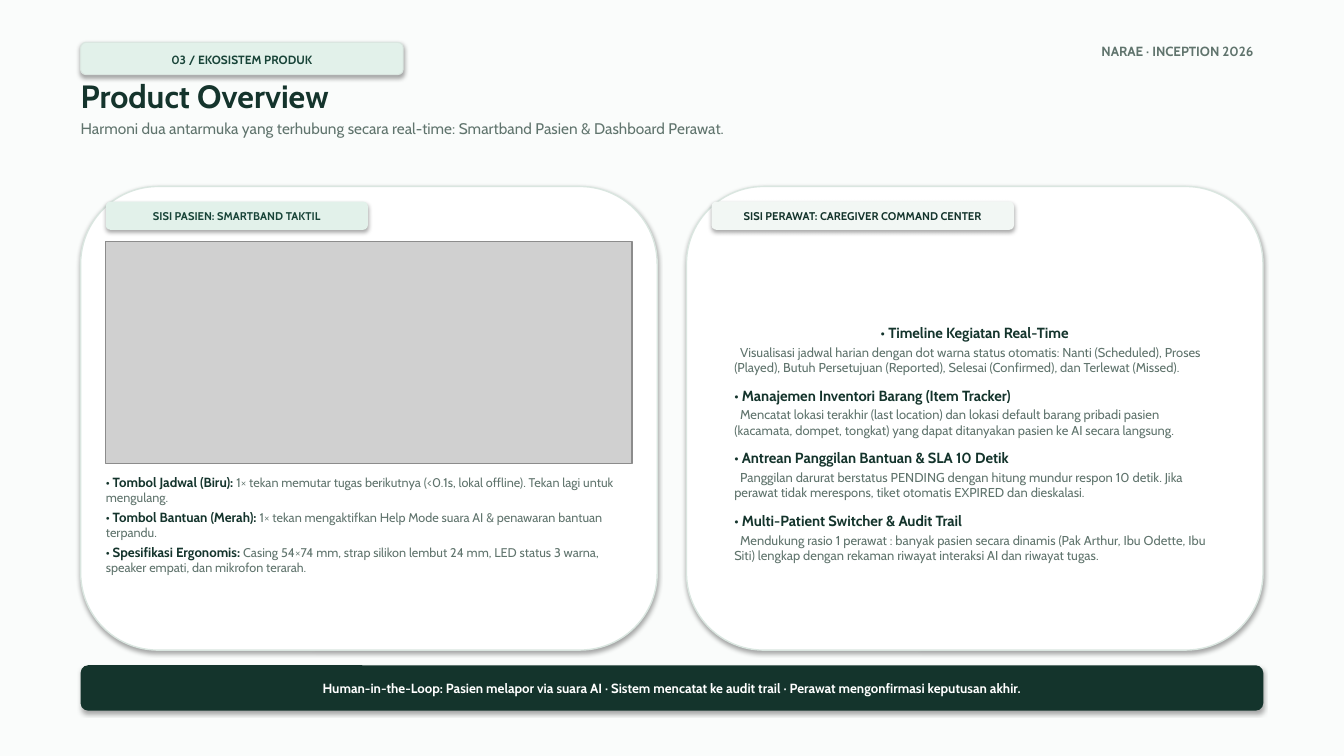
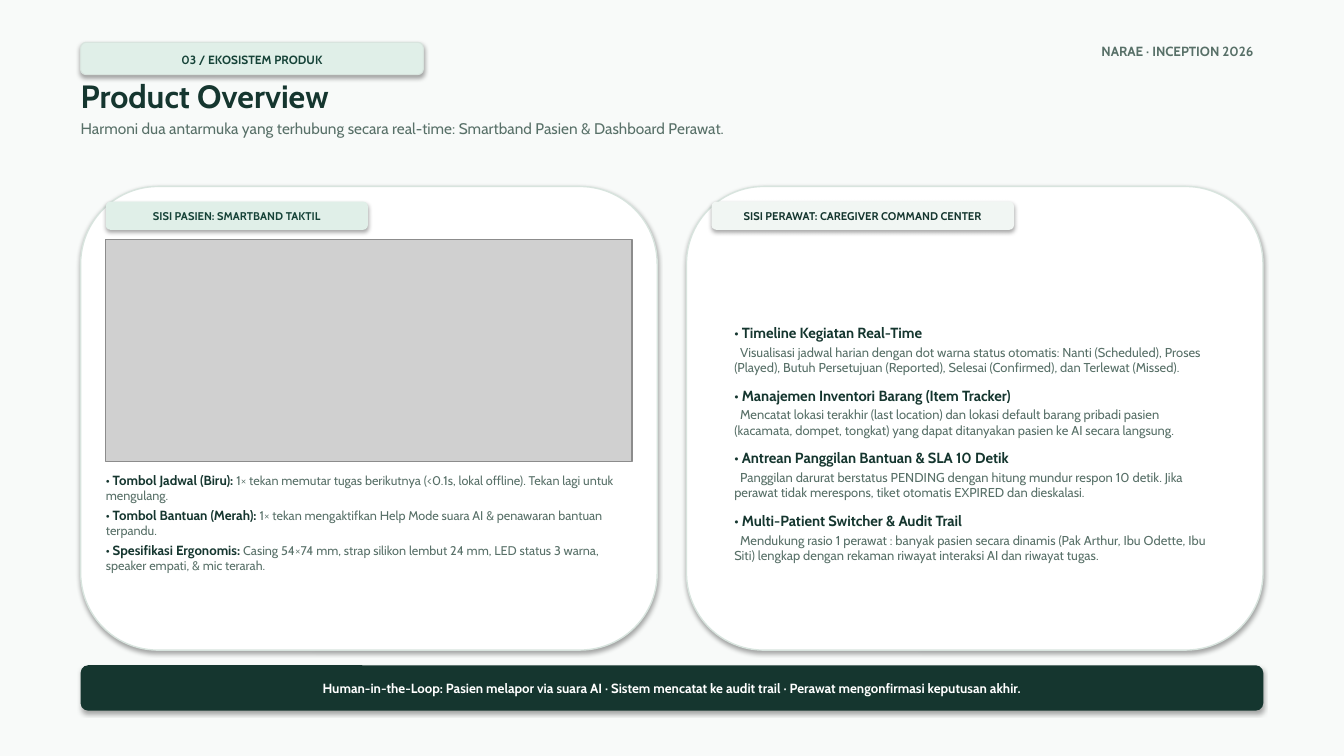
Before and after one commit to MichaelB232/narae, a slide deck: slide 4 of NARAE_Pitch_Deck.pptx. Drawn at 1344x756 pixels with LibreOffice and Linux fonts; fonts in the diff are those of the drawing; grey boxes stand for pictures. Boxes give left, top, right and bottom in pixels: in the first picture for what was removed or moved away, otherwise in the second. Text is boxed around its words. In the diff, an @@ line names an element or a change of style, - is before the commit and + after.

```diff
--- a/NARAE_Pitch_Deck.pptx
+++ b/NARAE_Pitch_Deck.pptx
@@ rectangle at [0, 0, 1344, 756]: fill #FAFCFB to #F8FAF9 @@
@@ rounded rectangle "03 / EKOSISTEM PRODUK": place and size @@
-rounded rectangle "03 / EKOSISTEM PRODUK" at [81, 42, 403, 75]
+rounded rectangle "03 / EKOSISTEM PRODUK" at [81, 42, 423, 75]
@@ rounded rectangle "03 / EKOSISTEM PRODUK" at [81, 42, 423, 75]: text colour #184438 to #164338; fill #E2F1EA to #E0EFE8; outline #DAE6E0 0.75 pt to #D8E4DE 0.75 pt @@
@@ text "Product Overview" at [81, 84, 723, 138]: text colour #14342C to #15362F in "Product Overview"; text colour #60746D to #587068 in "Harmoni dua antarmuka yang terhubung secara real-time: ..." @@
@@ rounded rectangle at [81, 187, 657, 650]: outline #DAE6E0 1 pt to #D8E4DE 1 pt @@
@@ rounded rectangle "• Timeline Kegiatan Real-Time" at [687, 187, 1263, 650]: text colour #14342C to #15362F in "• Timeline Kegiatan Real-Time", "• Manajemen Inventori Barang (Item Tracker)", "• Antrean Panggilan Bantuan & SLA 10 ...", "• Multi-Patient Switcher & Audit Trail"; text colour #60746D to #587068 in "Visualisasi jadwal harian dengan dot warna status ...", "Mencatat lokasi terakhir (last location) dan lokasi ...", "Panggilan darurat berstatus PENDING dengan hitung mundur ...", "Mendukung rasio 1 perawat : banyak pasien ..."; alignment centre to left; outline #DAE6E0 1 pt to #D8E4DE 1 pt @@
@@ text at [113, 475, 613, 523]: text colour #14342C to #15362F in "• Tombol Jadwal (Biru):", "• Tombol Bantuan (Merah):"; text colour #60746D to #587068 in "1× tekan memutar tugas berikutnya (<0.1s, lokal ...", "1× tekan mengaktifkan Help Mode suara AI ..." @@
@@ text at [106, 545, 599, 573]: text changed; text colour #60746D to #587068 @@
-• Spesifikasi Ergonomis: Casing 54×74 mm, strap silikon lembut 24 mm, LED status 3 warna, speaker empati, dan mikrofon terarah.
+• Spesifikasi Ergonomis: Casing 54×74 mm, strap silikon lembut 24 mm, LED status 3 warna, speaker empati, & mic terarah.
```
Also in this commit, not shown: 8 other slides changed, 3 other files.
